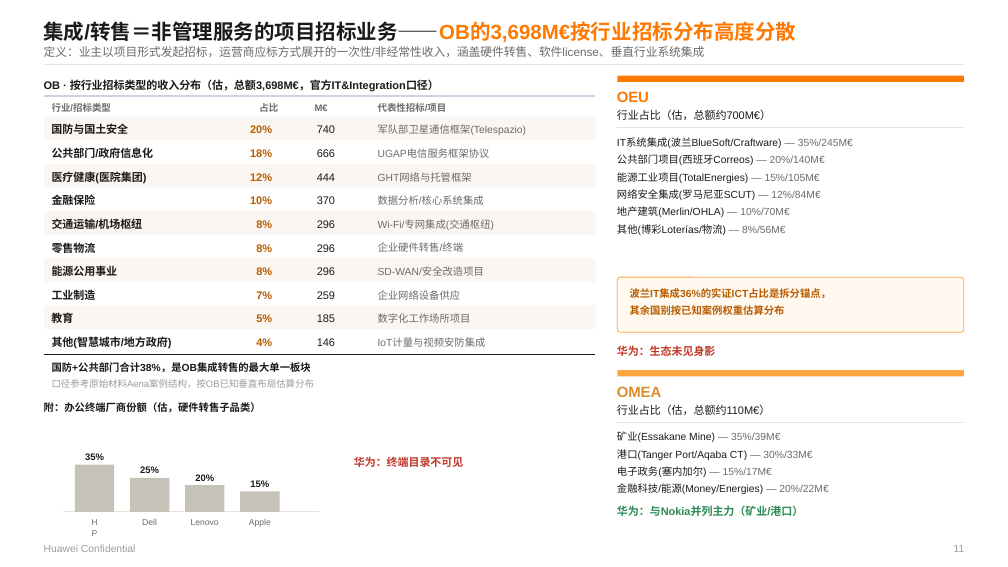
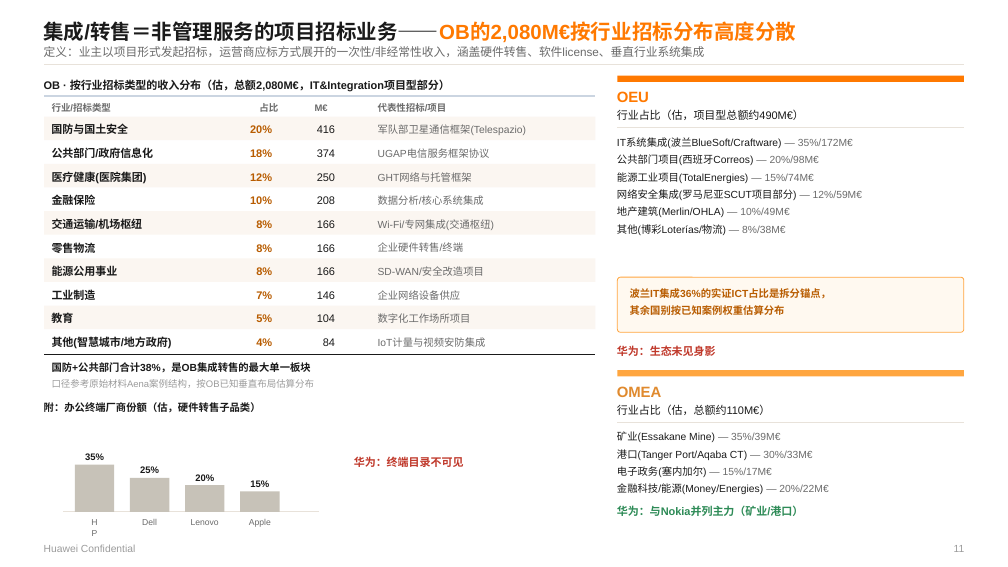
Before and after one commit to Chaoding1215/Claude, a slide deck: slide 11 of reference/Orange Business 三大区域B2B业务洞察 20260703.pptx. Drawn at 1008x567 pixels with LibreOffice and Linux fonts; fonts in the diff are those of the drawing. Boxes give left, top, right and bottom in pixels: in the first picture for what was removed or moved away, otherwise in the second. Text is boxed around its words. In the diff, an @@ line names an element or a change of style, - is before the commit and + after.

```diff
--- a/reference/Orange Business 三大区域B2B业务洞察 20260703.pptx
+++ b/reference/Orange Business 三大区域B2B业务洞察 20260703.pptx
@@ text at bbox=[43, 21, 796, 43]: text changed @@
-集成/转售＝非管理服务的项目招标业务——OB的3,698M€按行业招标分布高度分散
+集成/转售＝非管理服务的项目招标业务——OB的2,080M€按行业招标分布高度分散
@@ text at bbox=[44, 79, 450, 92]: text changed @@
-OB · 按行业招标类型的收入分布（估，总额3,698M€，官方IT&Integration口径）
+OB · 按行业招标类型的收入分布（估，总额2,080M€，IT&Integration项目型部分）
@@ text at bbox=[617, 109, 804, 120]: text changed @@
-行业占比（估，总额约700M€）
+行业占比（估，项目型总额约490M€）
@@ text at bbox=[317, 125, 335, 133]: text changed @@
-740
+416
@@ text at bbox=[317, 149, 335, 157]: text changed @@
-666
+374
@@ text at bbox=[617, 138, 853, 148]: text changed @@
-IT系统集成(波兰BlueSoft/Craftware) — 35%/245M€
+IT系统集成(波兰BlueSoft/Craftware) — 35%/172M€
@@ text at bbox=[317, 173, 335, 181]: text changed @@
-444
+250
@@ text at bbox=[617, 154, 819, 165]: text changed @@
-公共部门项目(西班牙Correos) — 20%/140M€
+公共部门项目(西班牙Correos) — 20%/98M€
@@ text at bbox=[617, 172, 814, 183]: text changed @@
-能源工业项目(TotalEnergies) — 15%/105M€
+能源工业项目(TotalEnergies) — 15%/74M€
@@ text at bbox=[317, 196, 335, 204]: text changed @@
-370
+208
@@ text at bbox=[617, 206, 789, 217]: text changed @@
-地产建筑(Merlin/OHLA) — 10%/70M€
+地产建筑(Merlin/OHLA) — 10%/49M€
@@ text at bbox=[617, 189, 862, 200]: text changed @@
-网络安全集成(罗马尼亚SCUT) — 12%/84M€
+网络安全集成(罗马尼亚SCUT项目部分) — 12%/59M€
@@ text at bbox=[317, 220, 335, 228]: text changed @@
-296
+166
@@ text at bbox=[617, 224, 786, 235]: text changed @@
-其他(博彩Loterías/物流) — 8%/56M€
+其他(博彩Loterías/物流) — 8%/38M€
@@ text at bbox=[317, 244, 335, 252]: text changed @@
-296
+166
@@ text at bbox=[317, 267, 335, 275]: text changed @@
-296
+166
@@ text "146": place and size @@
-text "146" at bbox=[317, 338, 335, 346]
+text "146" at bbox=[317, 291, 335, 299]
@@ text removed at bbox=[317, 291, 335, 299] @@
-259
@@ text at bbox=[317, 314, 335, 322]: text changed @@
-185
+104
@@ text added at bbox=[323, 338, 335, 346], 10.5 pt, text #1A1A1A @@
+84
```
Also in this commit, not shown: 4 other slides changed, 1 other file.
